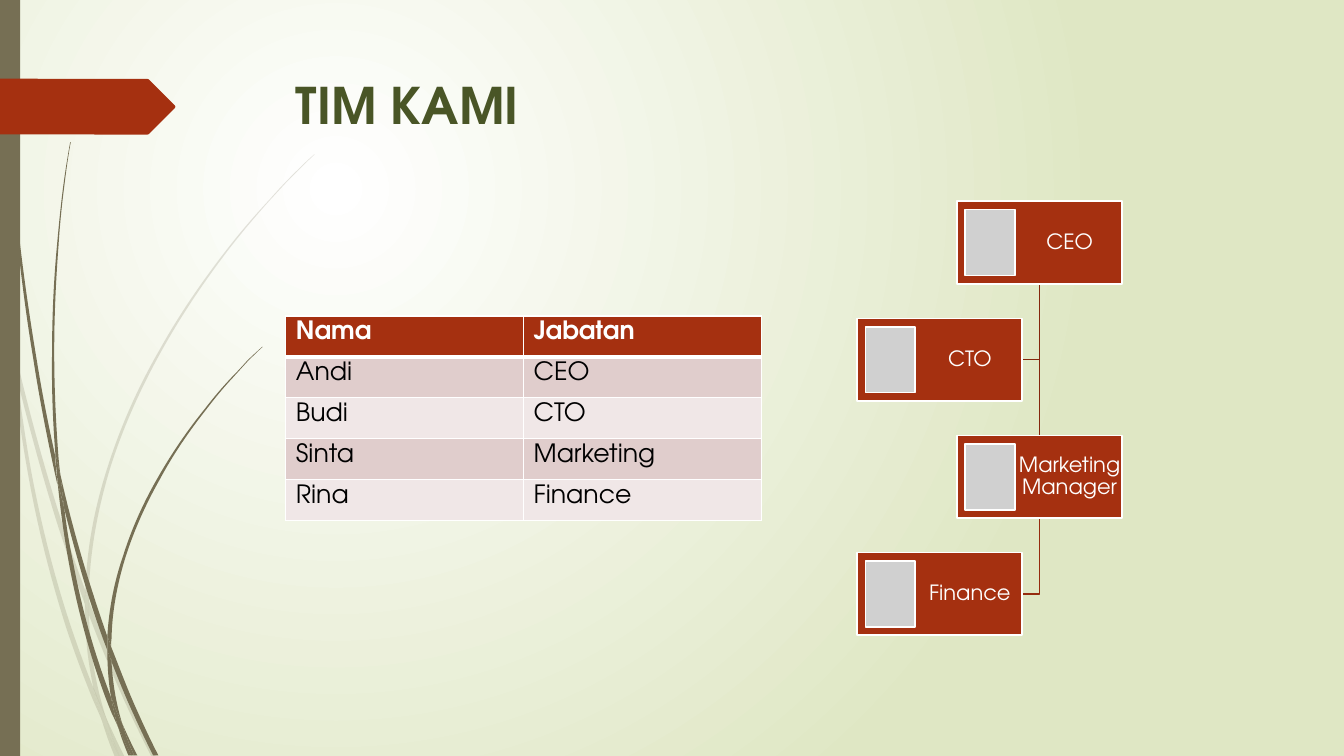
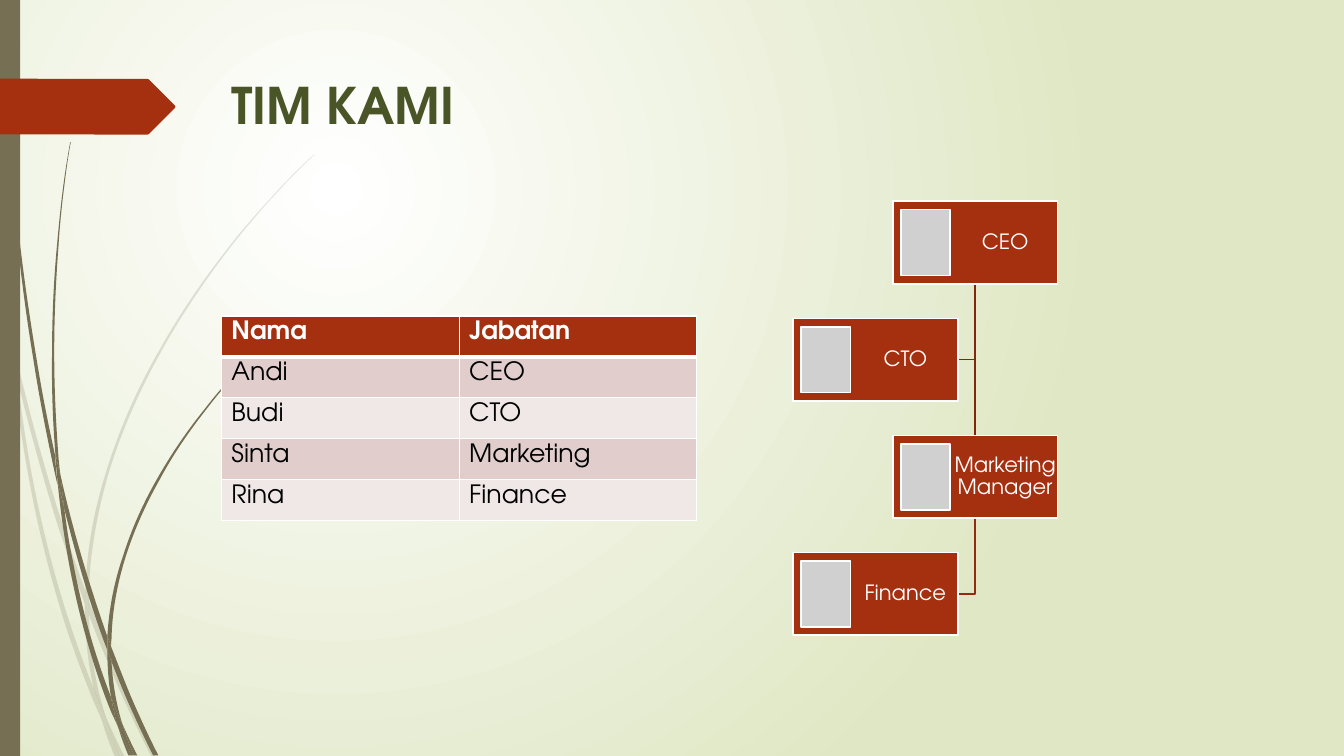
Before and after one commit to onysu/kursus, a slide deck: slide 6 of assets/files/Business-Pitch-Deck-7-Slide.pptx. Drawn at 1344x756 pixels with LibreOffice and Linux fonts; fonts in the diff are those of the drawing; grey boxes stand for pictures. Boxes give left, top, right and bottom in pixels: in the first picture for what was removed or moved away, otherwise in the second. Text is boxed around its words. In the diff, an @@ line names an element or a change of style, - is before the commit and + after.

```diff
--- a/assets/files/Business-Pitch-Deck-7-Slide.pptx
+++ b/assets/files/Business-Pitch-Deck-7-Slide.pptx
@@ picture added at [901,210,951,275] @@
@@ picture removed at [966,210,1015,275] @@
@@ 4 texts, 4 rectangles, 3 pictures, 3 freeform shapes, 1 title, 1 table: place and size @@
-4 texts, 4 rectangles, 3 pictures, 3 freeform shapes, 1 title, 1 table at [286,86,1123,635]
+4 texts, 4 rectangles, 3 pictures, 3 freeform shapes, 1 title, 1 table at [222,86,1059,635]
```
Also in this commit, not shown: 5 other slides changed, 1 other file.
